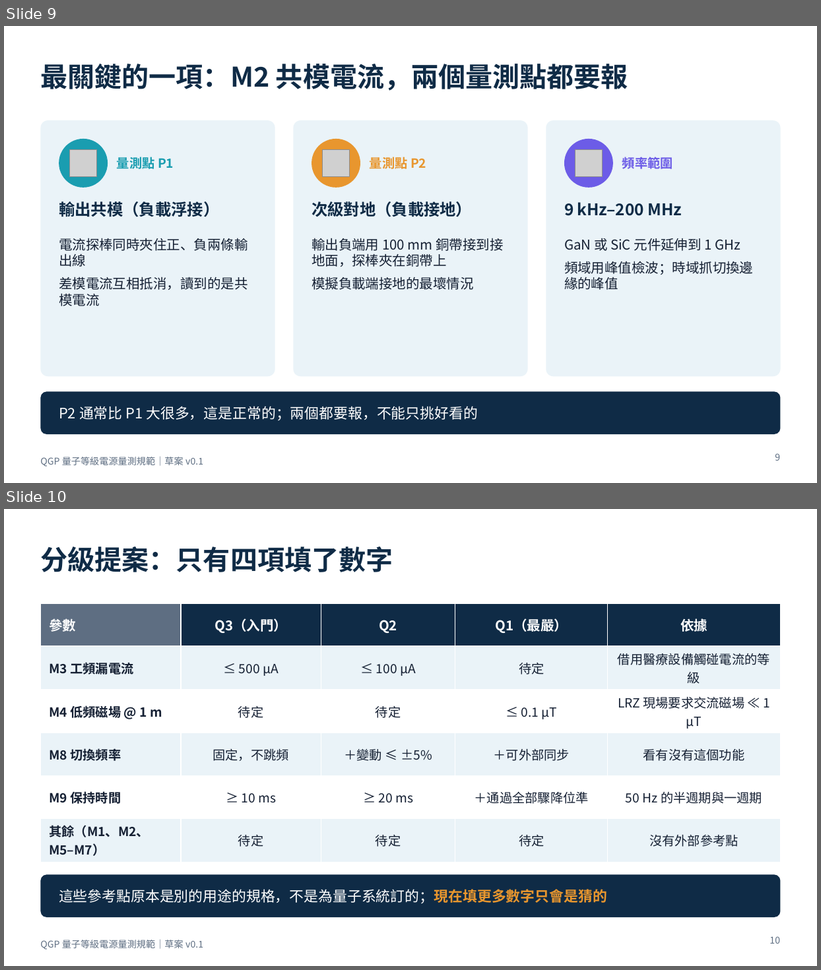
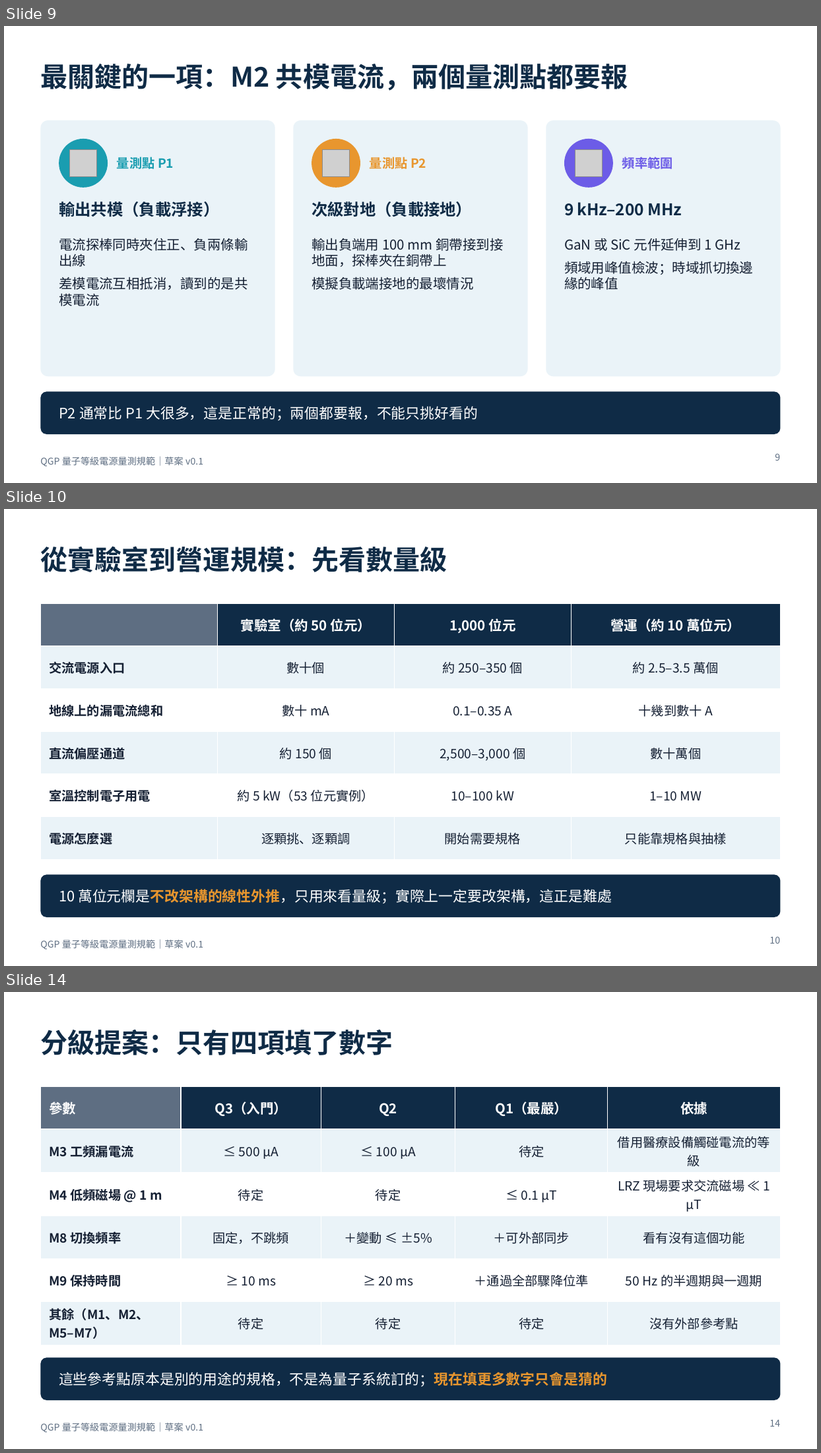
Before and after one commit to pcpcchen-coder/QuantumComputing, a slide deck: slides/output/qgp-measurement-spec.pptx. Shown one above the other, each under a label of ours: slides 9 and 10 before the commit, slides 9, 10 and 14 after it; the slides between them are not shown. The pictures are 821x970 and 821x1453 pixels, drawn with LibreOffice and Linux fonts; fonts in the diff are those of the drawing; grey boxes stand for pictures. Boxes give left, top, right and bottom in pixels: in the first picture for what was removed or moved away, otherwise in the second. Text is boxed around its words. In the diff, an @@ line names an element or a change of style, - is before the commit and + after.

```diff
--- a/slides/output/qgp-measurement-spec.pptx
+++ b/slides/output/qgp-measurement-spec.pptx
@@ slide 10 added at <box>4,509,817,966</box>, background #FFFFFF; not listed: 1 template element that a slide beside it also shows @@
@@ title added at <box>40,546,447,572</box>, 32 pt, text #0F2B46, bold @@
+從實驗室到營運規模：先看數量級
@@ table added at <box>40,603,781,848</box>, 6 rows, 4 columns @@
+ | 實驗室（約 50 位元） | 1,000 位元 | 營運（約 10 萬位元）
+交流電源入口 | 數十個 | 約 250–350 個 | 約 2.5–3.5 萬個
+地線上的漏電流總和 | 數十 mA | 0.1–0.35 A | 十幾到數十 A
+直流偏壓通道 | 約 150 個 | 2,500–3,000 個 | 數十萬個
+室溫控制電子用電 | 約 5 kW（53 位元實例） | 10–100 kW | 1–10 MW
+電源怎麼選 | 逐顆挑、逐顆調 | 開始需要規格 | 只能靠規格與抽樣
@@ rounded rectangle added at <box>40,875,781,918</box>, fill #0F2B46 @@
@@ text added at <box>59,889,612,904</box>, 17 pt, text #FFFFFF @@
+10 萬位元欄是不改架構的線性外推，只用來看量級；實際上一定要改架構，這正是難處
@@ page number added at <box>770,937,780,944</box>, 11 pt, text #5E6E82 @@
+10
@@ what was slide 10 is now slide 14 @@
@@ page number at <box>770,1420,780,1427</box>: text changed @@
-10
+14
```
Also in this commit, not shown: 3 other slides added, 6 other files.
